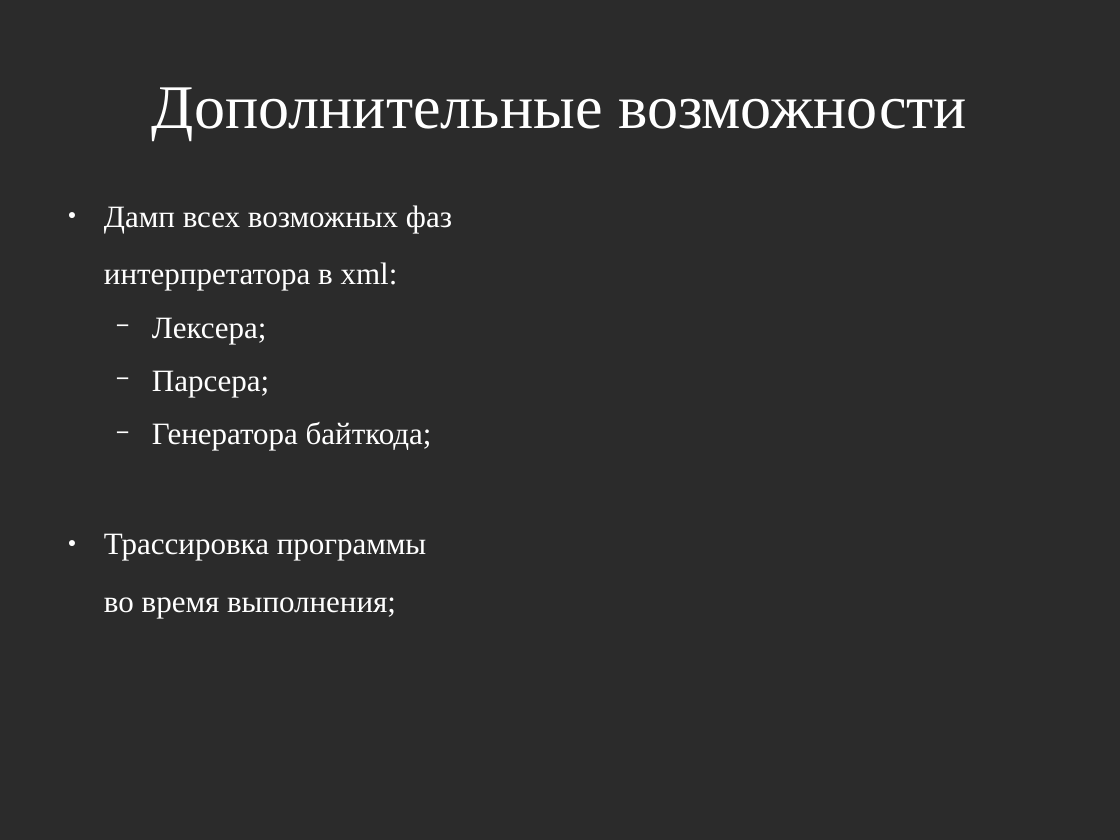
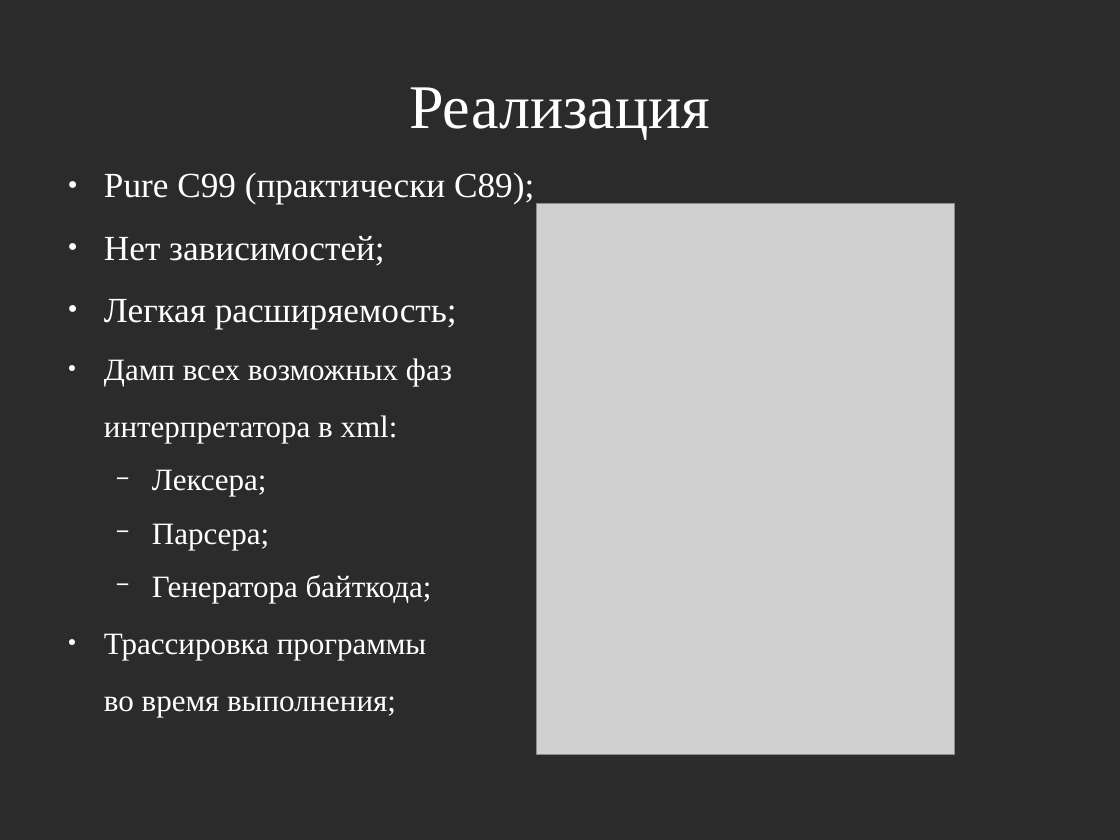
Before and after one commit to masyagin1998/GCI, a slide deck: slide 10 of docs/presentation.odp. Drawn at 1120x840 pixels with LibreOffice and Linux fonts; fonts in the diff are those of the drawing; grey boxes stand for pictures; background and template pictures are left out; a plain dark background stands for a picture behind light text. Boxes give left, top, right and bottom in pixels: in the first picture for what was removed or moved away, otherwise in the second. Text is boxed around its words. In the diff, an @@ line names an element or a change of style, - is before the commit and + after.

```diff
--- a/docs/presentation.odp
+++ b/docs/presentation.odp
@@ title at (409, 87, 710, 140): text changed @@
-Дополнительные возможности
+Реализация
@@ text "Pure C99 (практически C89);": place and size @@
-text "Pure C99 (практически C89);" at (104, 205, 452, 618)
+text "Pure C99 (практически C89);" at (104, 173, 534, 717)
@@ text at (104, 173, 534, 329): paragraphs added @@
+● Pure C99 (практически C89);
+● Нет зависимостей;
+● Легкая расширяемость;
@@ picture added at (538, 203, 955, 755) @@
```
Also in this commit, not shown: 4 other slides changed, 6 slides added, 7 slides removed, 38 other files.
